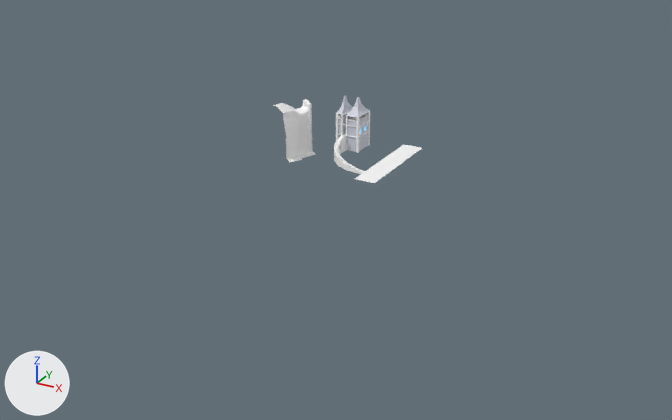
A saved change to the Blender file Narcissa 3.1/scenes/castle.blend.
One viewpoint serves both versions: a camera (50 mm lens) standing at (176.0, -344.0, 152.0) and looking at (-6.0, -14.0, -13.0). The axes (+X, +Y, +Z) are drawn at lower left. The lights are the same throughout.

In view in the first picture: 'Level'.
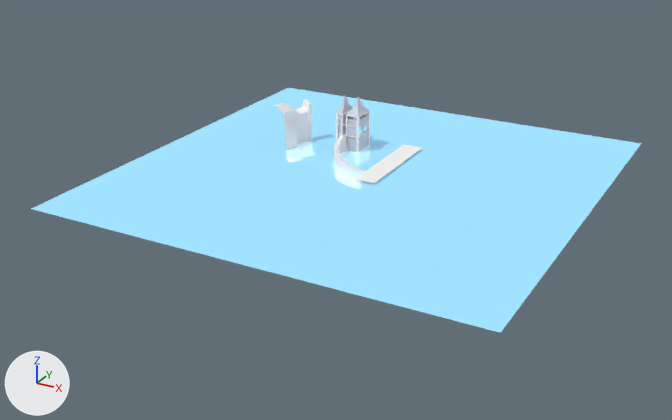
Commit message: water added to mesh

Changed parts and their boxes [x1, y1, x2, y2] in the pictures (672 x 420 px):
'WaterPlane', added: after [31, 88, 641, 333]

What changed in the scene script:
```text
Add me_plane:
    me_plane.from_pydata([(-100.0, -100.0, 0.0), (100.0, -100.0, 0.0), (-100.0, 100.0, 0.0), (100.0, 100.0, 0.0)], [], [(0, 1, 3, 2)])
    me_plane.materials.append(mat_glass)
Add ob_waterplane:
    ob_waterplane = bpy.data.objects.new('WaterPlane', me_plane)
    ob_waterplane.location = (0.0, 0.0, 0.0)
    ob_waterplane.visible_shadow = False
```
